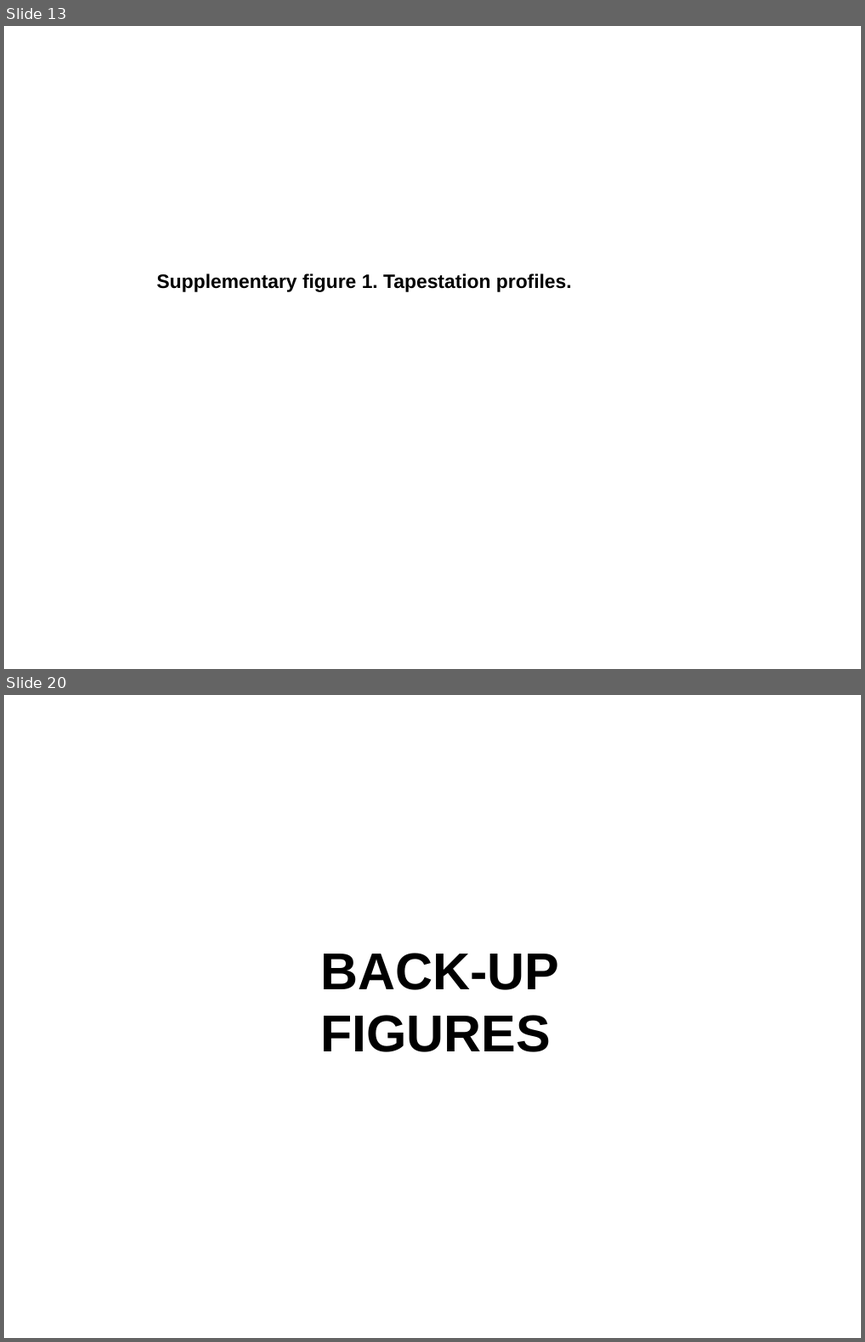
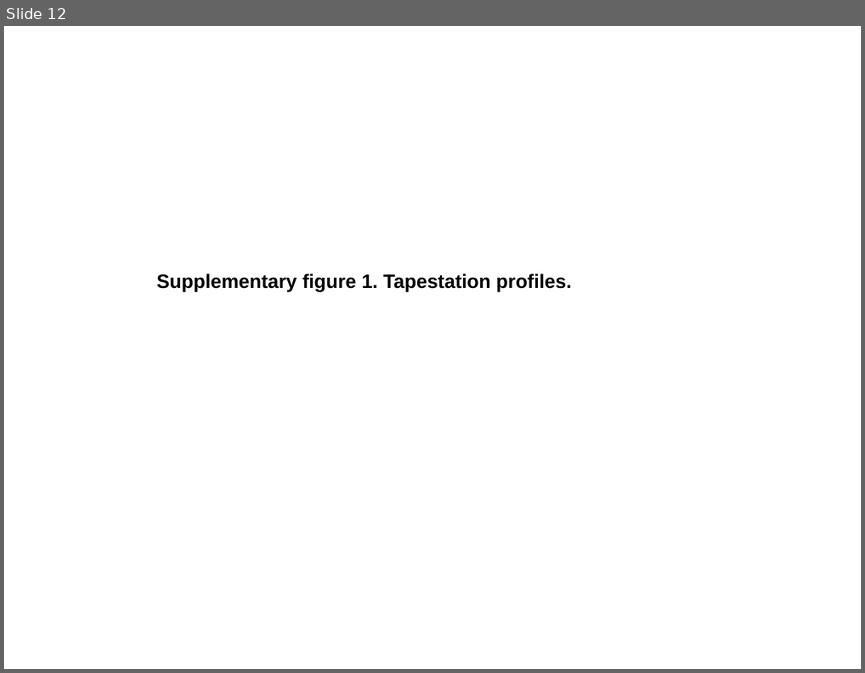
Before and after one commit to jknightlab/ATACseq_pipeline, a slide deck: Core_manuscript/Paper/Figures/ATAC_figures.odp. Shown one above the other, each under a label of ours: slides 13 and 20 before the commit, slide 12 after it; the slides between them are not shown. The pictures are 865x1342 and 865x673 pixels, drawn with LibreOffice and Linux fonts; fonts in the diff are those of the drawing. Boxes give left, top, right and bottom in pixels: in the first picture for what was removed or moved away, otherwise in the second. Text is boxed around its words. In the diff, an @@ line names an element or a change of style, - is before the commit and + after.

Commit message:
main and supplementary figures for the text

```diff
--- a/Core_manuscript/Paper/Figures/ATAC_figures.odp
+++ b/Core_manuscript/Paper/Figures/ATAC_figures.odp
@@ slide 20 removed at (x1=4, y1=695, x2=861, y2=1338), background #FFFFFF @@
@@ text removed at (x1=321, y1=953, x2=560, y2=1052) @@
-BACK-UP FIGURES
@@ what was slide 13 is now slide 12 @@
```
Also in this commit, not shown: 17 slides changed, 21 other slides removed, 1 other file.
